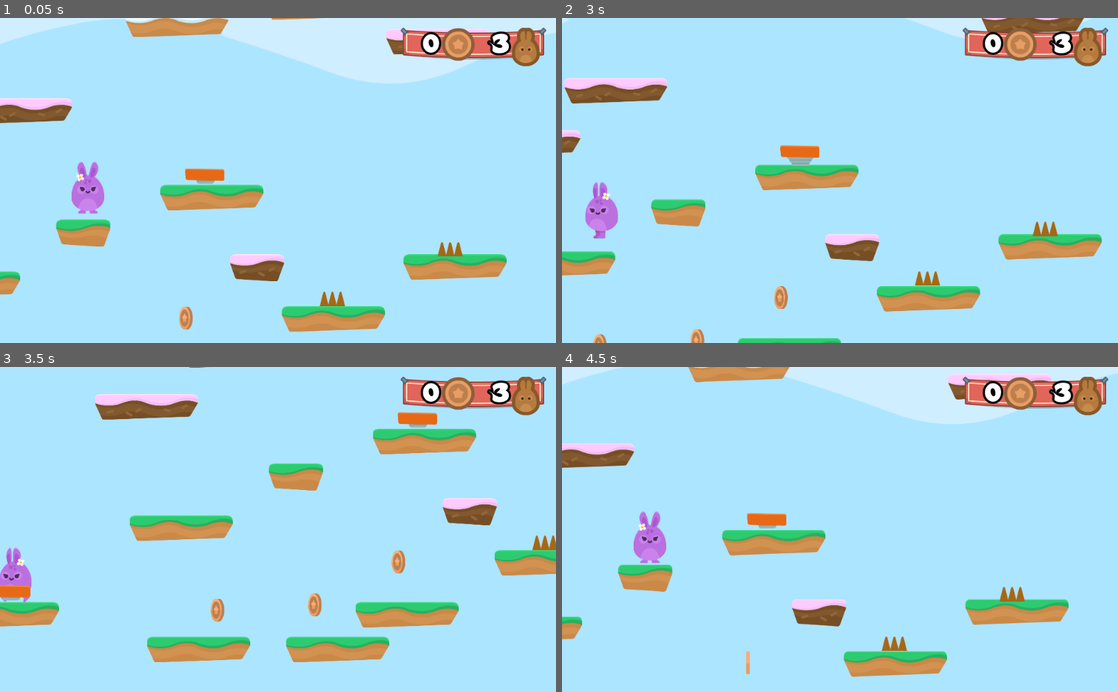
Above: before the commit, frames 1-4 (two rows, left to right).
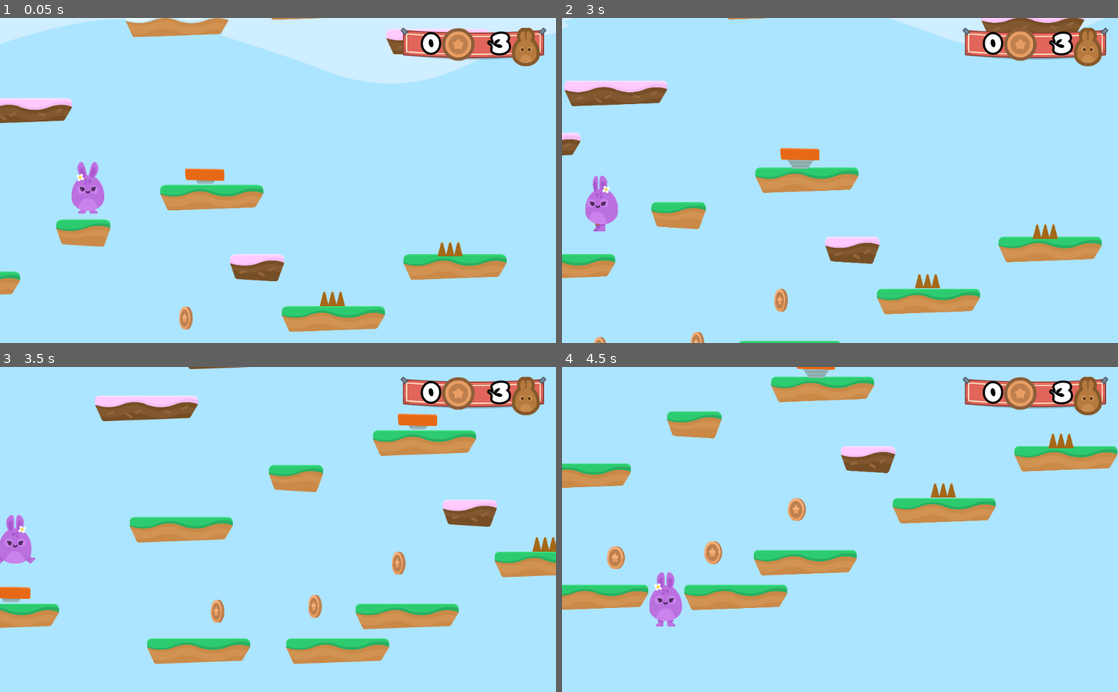
Above: after the commit, the same moments.

Repository: andredarcie/discovering-godot-course
Game: Godot game, scene res://Levels/Level1.tscn
Two runs of this game, one before a commit and one after it. Both use one fixed random seed, a clock stepped at 60 frames per second and the inputs below.
Inputs (mouse positions are in pixels of both pictures, inside the frame that each line leads up to):
- Up to frame 1 (0.05 s): no input
- Up to frame 2 (3 s): hold D (right) 0.53-2 s; tap Space (Jump) at 0.77, 1.52 s; click (940, 226) at 2 s; hold A (left) from 2.78 s (still down)
- Up to frame 3 (3.5 s): keep holding A (left)
- Up to frame 4 (4.5 s): release A (left) at 3.53 s; hold D (right) 3.53-4.25 s; tap Space (Jump) at 3.77 s; click (940, 575) at 4.27 s

Frame 1 is identical in both runs. In frame 2, 5.2% of the frame differs, in the area x 0-98%, y 0-100%; in frame 3, 4.7%; in frame 4, 24%, in the area x 0-100%, y 0-96%.

Commit message:
Fix on floor bug

Diff:
--- a/Hoppy Days/Player/Player.gd
+++ b/Hoppy Days/Player/Player.gd
@@ -22,12 +22,12 @@
 func apply_gravity():
 	if position.y > WORLD_LIMIT:
 		get_tree().call_group("Gamestate", "end_game")
-	if not is_on_floor():
-		motion.y += GRAVITY
+	elif is_on_floor() and motion.y > 0:
+		motion.y = 0
 	elif is_on_ceiling():
 		motion.y = 1
 	else:
-		motion.y = 0
+		motion.y += GRAVITY
 
 
 func jump():
@@ -52,7 +52,7 @@
 func hurt():
 	position.y -= 1
 	yield(get_tree(), "idle_frame")
-	motion.y -= JUMP_SPEED
+	motion.y = -JUMP_SPEED
 	$PainSFX.play()
 
 func boost():
